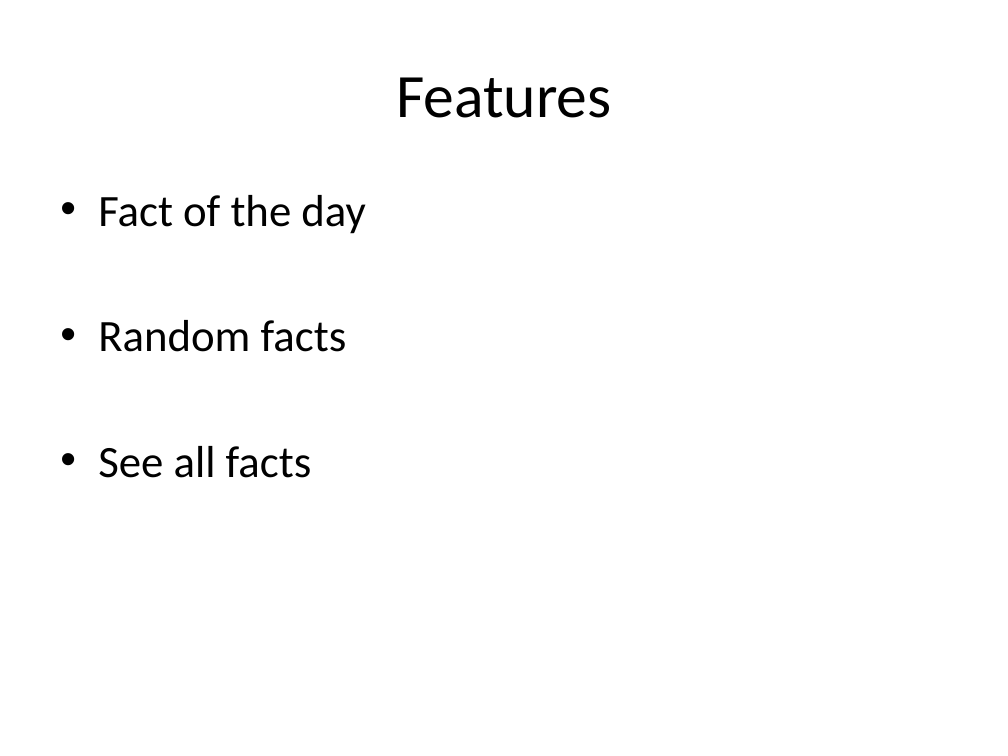
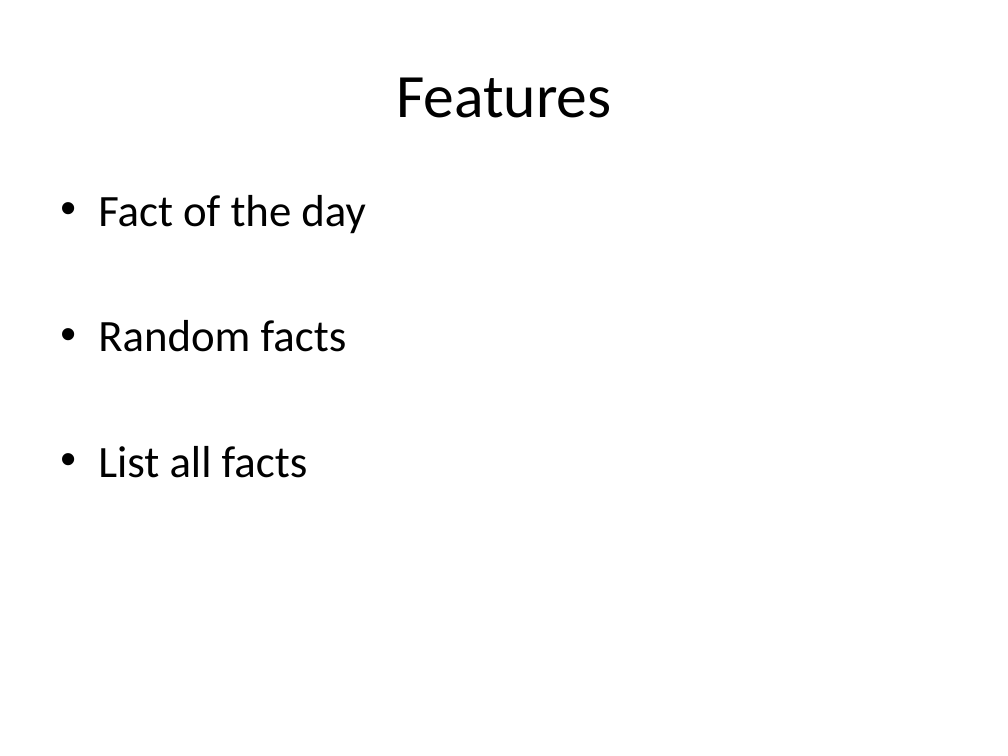
Before and after one commit to raeffs/IOS.F13.Gruppe01, a slide deck: slide 3 of Presentation_ChuckNorrisFacts.pptx. Drawn at 1008x756 pixels with LibreOffice and Linux fonts; fonts in the diff are those of the drawing. Boxes give left, top, right and bottom in pixels: in the first picture for what was removed or moved away, otherwise in the second. Text is boxed around its words. In the diff, an @@ line names an element or a change of style, - is before the commit and + after.

```diff
--- a/Presentation_ChuckNorrisFacts.pptx
+++ b/Presentation_ChuckNorrisFacts.pptx
@@ text at (x1=98, y1=446, x2=308, y2=478): text changed @@
-• See all facts
+• List all facts
```
Also in this commit, not shown: 2 other slides changed.
